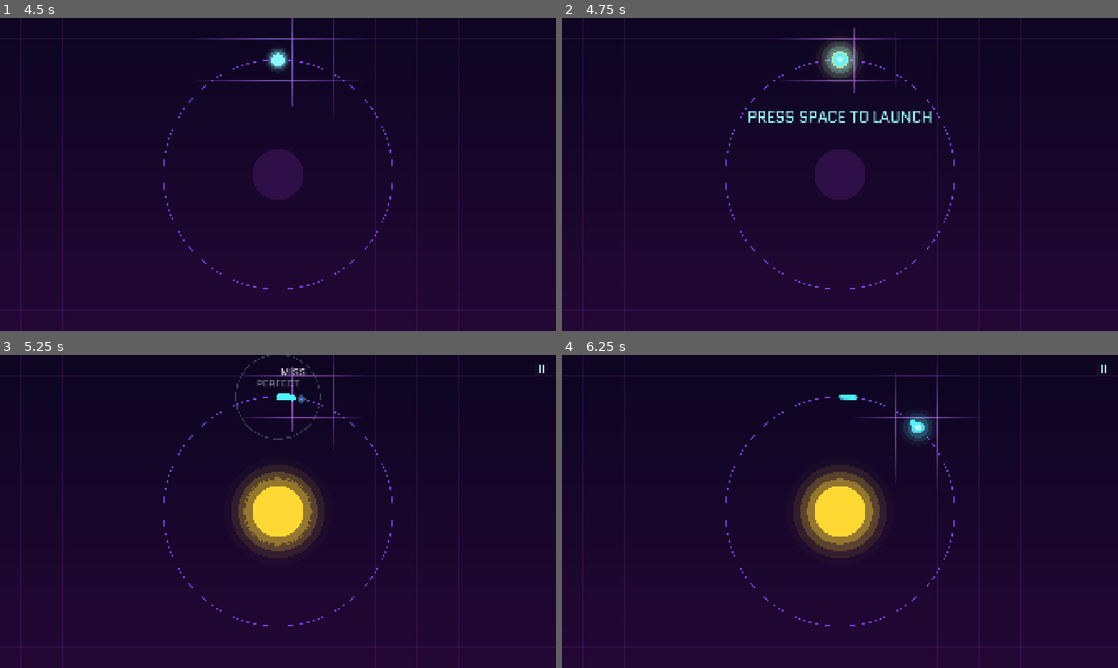
Above: before the commit, frames 1-4 (two rows, left to right).
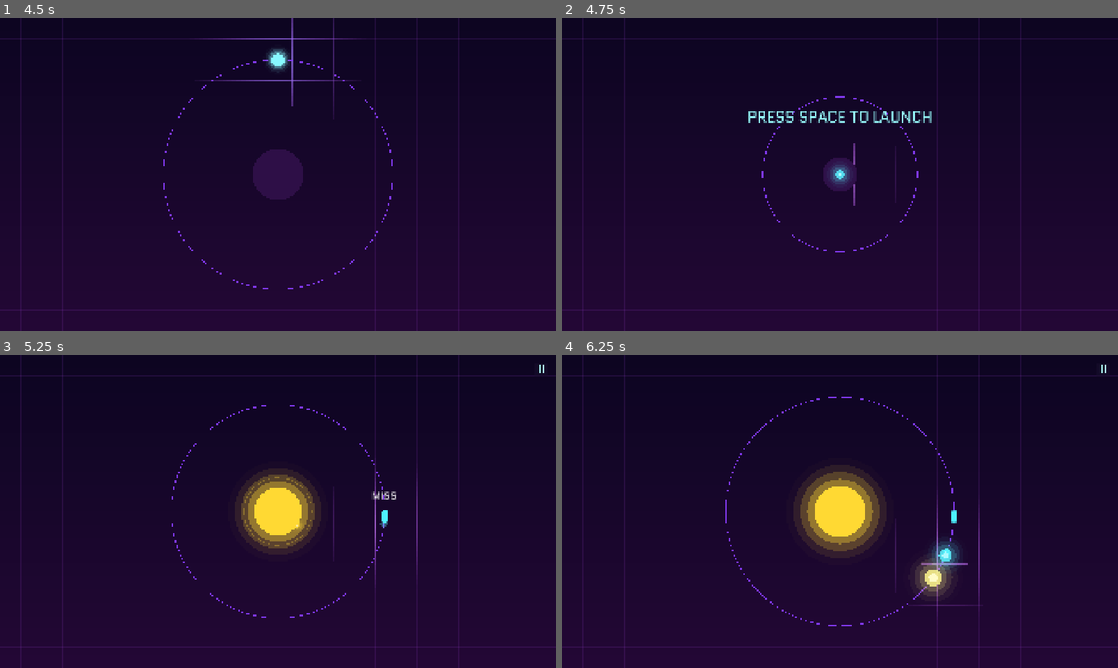
Above: after the commit, the same moments.

Repository: kjbrown-sandbox/juniper-dev-gamejam
Game: Godot game, scene res://MainMenu.tscn
The game is run twice, just before and just after one commit, with the same random seed, the same clock (stepped at 60 frames per second) and the same inputs.
Inputs (mouse positions are in pixels of both pictures, inside the frame that each line leads up to):
- Up to frame 1 (4.5 s): click "PLAY" at 0.5 s; tap Enter at 1.25, 2.3, 2.85 s; move the mouse to (400, 158) at 1.27 s; hold Right 1.28-2.03 s; tap B at 1.35 s; click (400, 158) at 1.42 s; tap Space at 1.52, 1.82, 2.27, 2.57, 3.77, 4.07 s; tap Y at 1.55, 2.1 s; move the mouse to (166, 190) at 2.02 s; hold Down 2.03-2.78 s; move the mouse to (333, 105) at 2.77 s; hold Right 2.78-3.53 s; tap Keypad Enter at 3.05, 3.6 s; move the mouse to (250, 237) at 3.52 s; hold Up 3.53-4.28 s; click (250, 237) at 3.67 s; tap R at 3.8, 4.35 s; move the mouse to (444, 221) at 4.27 s; hold Left from 4.28 s (still down)
- Up to frame 2 (4.75 s): keep holding Left; tap Space at 4.52, 4.55 s
- Up to frame 3 (5.25 s): keep holding Left; tap Space at 4.82, 5.1 s; move the mouse to (111, 464) at 5.02 s
- Up to frame 4 (6.25 s): tap Space at 5.27, 5.57 s; tap B at 5.3, 5.85 s; move the mouse to (867, 511) at 5.77 s; release Left at 5.78 s; hold Down from 5.78 s (still down); click (867, 511) at 5.92 s; tap Y at 6.05 s

Frame 1 is identical in both runs. In frame 2, 2.2% of the frame differs, in the area x 29-71%, y 3-87%; in frame 3, 2.2%; in frame 4, 2.3%, in the area x 29-76%, y 5-87%.
Error after the commit: Parse Error: Cannot infer the type of "on_capstone" variable because the value doesn't have a set type. (res://UpgradeMenu.gd:462)

Commit message:
Gameplay pass: per-distance tail, Area2D light hits, combo break, ring + upgrade rework
- Tail particles now spaced by arc length (even on every ring), kept through ring landings
- Light SPACE-hits use an Area2D moon head + per-light area pool instead of angular math
- Passing a light without hitting it breaks the combo (COMBO BREAK flash); combos no longer boost speed
- Light shockwave shatters asteroids AND enemies outright when caught in the blast
- Non-uniform ring radii: 180 / 430 / 780 (outer unchanged, middle pulled in)
- Upgrade rework (UpgradeMenu + apply_upgrade):
  - Max capacity: 3 lvls (1/5/10) -> carry 8/15/25
  - Spawn rate: +1, +2, then Vacuum (2/6/10+1c)
  - Core max: 2/5/14 -> 15/35/80
  - Light boost speed: x2 per level; final level = Stardust boost (press B)
  - Horns: 3 lvls, +1 attack each (1/3/6c)
  - Armor redesign: hit-to-mitigate slowdown, tiered by level (2/5/9c)

Co-Authored-By: Claude Opus 4.8 (1M context) <noreply@anthropic.com>

Diff:
--- a/Game.gd
+++ b/Game.gd
@@ -19,9 +19,16 @@
 var music: AudioStreamPlayer
 var arrow_tex: Texture2D
 
+# SPACE light-hit collision: a circle at the moon head overlaps a per-light Area2D pool. They live
+# in unzoomed world space (the renderer applies the camera manually in _draw), so overlap is in
+# world px and the head radius is just gate_dist * reach_mult().
+var moon_area: Area2D
+var moon_shape: CircleShape2D
+var light_areas: Array = []   # parallel to `lights`, one Area2D each
+
 # ── Rings ──────────────────────────────────────────────────
-@export var base_radius := 180.0
-@export var ring_gap := 300.0
+@export var ring_radii: Array[float] = [180.0, 430.0, 780.0]   # per-ring radius (inner→outer); non-uniform gaps
+@export var ring_gap := 300.0           # enemy spawn margin: how far beyond the outer ring threats appear
 @export var planet_radius := 40.0
 @export var planet_grow_step := 14.0    # planet heals a step per ring sealed
 @export var moon_radius := 10.0    # matches the boost-light point size (the moon is a cyan one)
@@ -34,7 +41,8 @@
 @export var tail_life := 2.2            # seconds a tail particle lingers; sealing = lap within this time
 @export var feed_up := 5.0              # +50% of base feed per Bigger-squares level (10->15->20->25)
 # (comet tail color now lives in the reskin palette: style.tail)
-@export var comet_emit_step := 0.04     # rad spacing between emitted tail particles
+@export var comet_emit_step := 0.04     # (unused) old rad spacing between emitted tail particles
+@export var comet_emit_px := 10.0       # px spacing between emitted tail particles (even on every ring)
 @export var comet_dot := 5.0            # tail particle radius (world px)
 @export var seal_near := 0.70           # tail fraction of full at which the seal cinematic engages
 @export var ui_text_scale := 2.0        # multiplier on all HUD / in-world text sizes (shop modal excluded)
@@ -65,7 +73,7 @@
 @export var boost_up := 0.5             # Boost-power upgrade multiplies boost_base by (1 + this)
 @export var combo_every := 3            # (unused) every Nth consecutive hit gave a combo boost
 @export var combo_boost_mult := 1.5     # (unused) that hit's boost was multiplied by this
-@export var combo_step := 0.1           # each combo adds this fraction to a light's boost (combo 1 = 1.1x, 2 = 1.2x, …)
+@export var combo_step := 0.1           # (unused) combos no longer boost speed — see do_boost
 @export var powerdown_time := 1.0       # a MISS powers the moon down for this long (Space locked)
 @export var powerdown_dark := 0.75      # ...fully unlit for this long, then emissions ramp back to full
 @export var sealed_decay_mult := 0.5    # core decay on a SEALED ring is halved
@@ -189,6 +197,7 @@
 var has_ramming := false
 var has_vacuum := false
 var reach_level := 0      # "Larger space hit" upgrades; reach_mult() = 1 + level/6 (lvl3 = 1.5x)
+var armor_level := 0      # asteroid-armor tier (0-3): mitigates the ring-2 slowdown (see ast_slow_*)
 var hit_damage := 1       # SPACE damage per hit to asteroids/enemies; +1 per Horns level
 var core_refill_rate := 1.5   # core HP/s restored while orbiting home; upgrade ladder 1.5→5→10→20
 var refill_emit := 0.0        # cadence timer for the moon-mote suck-in fluff while recharging
@@ -250,6 +259,15 @@
 	ul.add_child(upgrade_menu)
 	upgrade_menu.purchased.connect(_on_upgrade_purchased)
 	upgrade_menu.closed.connect(_on_upgrade_closed)
+	# Moon-head collision circle; detects the light areas (layer 2). Sized each frame to reach.
+	moon_area = Area2D.new()
+	moon_area.collision_layer = 0
+	moon_area.collision_mask = 2
+	moon_shape = CircleShape2D.new()
+	var mcs := CollisionShape2D.new()
+	mcs.shape = moon_shape
+	moon_area.add_child(mcs)
+	add_child(moon_area)
 	reset()
 
 
@@ -378,6 +396,7 @@
 	has_ramming = false
 	has_vacuum = false
 	reach_level = 0
+	armor_level = 0
 	hit_damage = 1
 	core_refill_rate = 1.5
 	beam_on = false
@@ -422,7 +441,7 @@
 
 # ── Geometry / view ────────────────────────────────────────
 func ring_r(i: int) -> float:
-	return base_radius + i * ring_gap
+	return ring_radii[clampi(i, 0, ring_radii.size() - 1)]
 
 
 func sealed_count() -> int:
@@ -468,6 +487,20 @@
 	return 1.0 + float(reach_level) / 6.0
 
 
+# Asteroid slowdown multipliers (Armor upgrade). Base penalty is asteroid_hit_mult (e.g. ×0.7).
+func ast_slow_hit() -> float:
+	# Speed × when you SPACE-hit the asteroid: full (no armor), half-penalty (lvl 1), none (lvl 2+).
+	match armor_level:
+		0: return asteroid_hit_mult
+		1: return 1.0 - (1.0 - asteroid_hit_mult) * 0.5
+		_: return 1.0
+
+
+func ast_slow_miss() -> float:
+	# Speed × when you just pass it without a SPACE hit: full penalty, halved once Armor lvl 3.
+	return 1.0 - (1.0 - asteroid_hit_mult) * 0.5 if armor_level >= 3 else asteroid_hit_mult
+
+
 func speed_t() -> float:
 	return clampf(speed / max_speed, 0.0, 1.0)
 
@@ -478,6 +511,8 @@
 	# particle faded below 15% opacity is too ghostly to "collide" with, so it doesn't count
 	# — we measure to the oldest particle that's still at least 15% opaque.
 	for cp in comet:   # comet is ordered oldest-first
+		if cp.get("glide", false):
+			continue   # laid down during a ring traversal (off-ring spiral) — doesn't count toward a wrap
 		var lf: float = cp.life
 		var f := clampf(lf / tail_life, 0.0, 1.0)
 		var op := 1.0 - (1.0 - f) * (1.0 - f)   # same ease-out as the draw
@@ -498,6 +533,27 @@
 
 
 # ── Lights ─────────────────────────────────────────────────
+func sync_light_areas() -> void:
+	# One Area2D per live light, positioned in world space; the head circle tracks the reach upgrade.
+	while light_areas.size() < lights.size():
+		var a := Area2D.new()
+		a.collision_layer = 2
+		a.collision_mask = 0
+		var cs := CollisionShape2D.new()
+		var sh := CircleShape2D.new()
+		sh.radius = 10.0
+		cs.shape = sh
+		a.add_child(cs)
+		add_child(a)
+		light_areas.append(a)
+	while light_areas.size() > lights.size():
+		(light_areas.pop_back() as Area2D).queue_free()
+	for i in lights.size():
+		light_areas[i].position = ring_point(display_radius, lights[i])
+	moon_area.position = moon_world()
+	moon_shape.radius = gate_dist * reach_mult()
+
+
 func aligned_light() -> int:
 	# Acceptance is by along-ring DISTANCE (px), so it's the same window on every ring.
 	for i in lights.size():
@@ -618,6 +674,7 @@
 	if sim > 0.0:
 		_tick_play(sim)
 
+	sync_light_areas()   # keep the collision pool tracking the live lights + moon head
 	space_cd = maxf(0.0, space_cd - delta)
 	powerdown = maxf(0.0, powerdown - delta)
 	cam_focus = Vector2.ZERO
@@ -659,7 +716,8 @@
 			move_t = 1.0
 			moving = false
 			current_ring = move_to
-			comet.clear()   # drop the spiral tail from the glide — a seal needs a full lap made ON the ring
+			# Keep the glide spiral visible (it fades on its own). It's tagged `glide` so it doesn't
+			# count toward the seal wrap — a seal still needs a full lap made ON the ring.
 			if current_ring == 0:
 				arrive_at_hub()   # bank squares + open the upgrade screen
 			if nav_hint_wait:
@@ -674,12 +732,14 @@
 	var dlt := (speed / display_radius) * sim
 	angle = wrapf(angle + dlt, -PI, PI)
 	cum_angle += dlt
-	var nsub := clampi(int(dlt / comet_emit_step), 1, 60)
+	var arc := speed * sim   # arc length traversed this frame (= display_radius * dlt); spacing is per-distance
+	var nsub := clampi(int(arc / comet_emit_px), 1, 60)
 	if powerdown <= 0.0:   # powered down by a MISS: stop trailing until the moon comes back (1s)
 		for s in range(1, nsub + 1):
 			var f := float(s) / float(nsub)
 			var aa := a0 + dlt * f
-			comet.append({ "pos": display_radius * Vector2(cos(aa), sin(aa)), "life": tail_life, "cum": (cum_angle - dlt) + dlt * f })
+			# `glide`: dropped mid-traversal (wrong radius) — excluded from the seal-wrap measure.
+			comet.append({ "pos": display_radius * Vector2(cos(aa), sin(aa)), "life": tail_life, "cum": (cum_angle - dlt) + dlt * f, "glide": moving })
 	# Age particles. During a committed seal, FREEZE the oldest (anchor) and never pop it,
 	# so the moon is guaranteed to lap around and make contact (failsafe).
 	for i in range(comet.size()):
@@ -691,6 +751,17 @@
 			comet.pop_front()
 		while comet.size() > 2000:
 			comet.pop_front()
+
+	# Passing a light without hitting SPACE breaks the combo (the moment it leaves your reach behind
+	# you). If you'd pressed in time it'd already be gone (do_boost removes it). "COMBO BREAK" flashes
+	# above the light only if it actually snapped a streak (combo > 1).
+	if powerdown <= 0.0:
+		var gate_ang := (gate_dist * reach_mult()) / display_radius   # half-window in radians
+		for la in lights:
+			if wrapf(la + gate_ang - a0, 0.0, TAU) <= dlt:   # crossed the trailing edge this frame
+				if combo > 1:
+					popups.append({ "pos": ring_point(display_radius, la) + Vector2(0, -34), "text": "COMBO BREAK", "life": 0.8, "size": 18 })
+				combo = 0
 
 	try_seal()
 
@@ -760,13 +831,13 @@
 			ast.angle = wrapf(ast.angle - asteroid_speed * sim, -PI, PI)
 			if ast.cd > 0.0:
 				ast.cd -= sim
-		# Passing an asteroid on the ring slows you (always, on a cooldown) — damaging it
-		# requires SPACE (handled in try_boost). Horns II removes the slowdown.
+		# Passing an asteroid slows you (on a cooldown). A correct SPACE hit (try_boost) sets the
+		# asteroid's cd first, so this passive slow only fires when you DIDN'T hit it — and Armor
+		# lvl 3 softens even that (ast_slow_miss).
 		if current_ring == 2:
 			for ast in asteroids:
 				if ast.cd <= 0.0 and absf(wrapf(angle - ast.angle, -PI, PI)) < asteroid_tol:
-					if not has_horns2:
-						speed = speed * asteroid_hit_mult
+					speed = speed * ast_slow_miss()
 					ast.cd = asteroid_hit_cd
 		asteroids = asteroids.filter(func(a): return a.hits_left > 0)
 
@@ -923,7 +994,7 @@
 					space_cd = space_cd_time
 					popups.append({ "pos": moon_world() + Vector2(0, -30), "text": "MISS", "life": 0.7, "size": 18 })
 		KEY_B:
-			# Material boost: spend a carried square for a soft (base, unupgraded) speed boost.
+			# Stardust boost: spend a carried Stardust for a soft (base, unupgraded) speed boost.
 			if phase == "play" and has_material_boost and inventory > 0:
 				inventory -= 1
 				speed = minf(max_speed, speed + _base.boost_base)
@@ -931,7 +1002,7 @@
 				shake = minf(1.6, shake + 0.3)
 				for i in 10:
 					particles.append({ "pos": bp, "vel": Vector2.from_angle(randf_range(-PI, PI)) * randf_range(110.0, 240.0), "life": randf_range(0.25, 0.5) })
-				popups.append({ "pos": bp, "text": "MATERIAL BOOST", "life": 0.8, "size": 18 })
+				popups.append({ "pos": bp, "text": "STARDUST BOOST", "life": 0.8, "size": 18 })
 		KEY_UP:
 			if phase == "play":
 				if nav_hint_show:
@@ -1022,8 +1093,9 @@
 	# on the boosted lights, reaching 2× the square-grab radius. It sweeps squares, asteroids, and
 	# enemies in that blast (Euclidean), on top of the normal per-target reach below.
 	var shock_pts: Array[Vector2] = []
+	var hit_areas := moon_area.get_overlapping_areas()   # real circle overlap, not along-ring math
 	for i in range(lights.size() - 1, -1, -1):
-		if display_radius * absf(wrapf(angle - lights[i], -PI, PI)) <= gate_dist * rm:
+		if i < light_areas.size() and light_areas[i] in hit_areas:
 			shock_pts.append(ring_point(display_radius, lights[i]))
 			do_boost(i)
 			did = true
@@ -1055,7 +1127,7 @@
 				collect_square(i)
 				did = true
 
-	# Enemies — normal reach (with the mid-air instakill) OR the shockwave (always a normal 1 HP).
+	# Enemies — normal reach (with the mid-air instakill) OR the shockwave (an outright kill).
 	var hit_enemy := false
 	for t in threats:
 		var ep := ring_point(t.radius, t.angle)
@@ -1064,8 +1136,8 @@
 		if not (in_normal or in_shock):
 			continue
 		var midair: bool = in_normal and moving and not t.latched
-		if midair:
-			t.hp = 0
+		if midair or in_shock:
+			t.hp = 0   # a light-boost shockwave shatters enemies outright, like asteroids
 		else:
 			t.hp -= hit_damage   # Horns raises hit_damage (+1 per level)
 		t.cd = asteroid_hit_cd   # a successful hit suppresses the contact-slow this pass
@@ -1088,7 +1160,13 @@
 			var in_shock_a: bool = shock and shock_c.distance_to(ap) < shock_r
 			if not (in_normal_a or in_shock_a):
 				continue
-			ast.hits_left -= hit_damage   # Horns raises hit_damage (+1 per level)
+			if in_shock_a:
+				ast.hits_left = 0   # a light-boost shockwave shatters asteroids outright, regardless of HP
+			else:
+				ast.hits_left -= hit_damage   # Horns raises hit_damage (+1 per level)
+			if in_normal_a:
+				speed = speed * ast_slow_hit()   # a timed hit takes the (Armor-reduced) slow, not the passive one
+				ast.cd = asteroid_hit_cd          # ...and suppresses this pass's passive slow
 			hit_ast = true
 			did = true
 			shake = minf(1.8, shake + 0.3)
@@ -1107,8 +1185,8 @@
 	var la: float = lights[li]
 	var q := clampf(1.0 - (display_radius * absf(wrapf(angle - la, -PI, PI))) / gate_dist, 0.0, 1.0)
 	combo += 1
-	# Combo is a straight multiplier on the push: each combo adds combo_step (combo 1 = 1.1x, 2 = 1.2x, …).
-	var gain := boost_base * (0.5 + 0.5 * q) * (1.0 + float(combo) * combo_step)
+	# Combo no longer boosts speed — it only tracks the streak (broken by passing a light, see _tick_play).
+	var gain := boost_base * (0.5 + 0.5 * q)
 	speed = minf(max_speed, speed + gain)
 	shake = minf(1.6, shake + 0.35 + 0.4 * q)
 	var lp := ring_point(display_radius, la)
@@ -1155,33 +1233,36 @@
 	shop_open = false
 
 
-# Map a menu upgrade id + the level just bought (1-based) to its real in-game effect. The new
-# upgrades reuse the old tech-tree ladders; a couple have a special 4th tier (Vacuum, Double
-# lights). `core_refill_rate` sets the core's home-ring recharge speed (HP/s).
+# Map a menu upgrade id + the level just bought (1-based) to its real in-game effect. A couple of
+# tracks turn their final level into a special unlock (Vacuum at dust_spawn L3, Double lights at
+# boost_frequency L3). `core_refill_rate` sets the core's home-ring recharge speed (HP/s).
 func apply_upgrade(id: String, level: int) -> void:
 	match id:
 		"core_max":
-			core_cap *= 2.0                                    # ×2 per level (2/4/8/16 stardust)
+			core_cap = [5.0, 15.0, 35.0, 80.0][level]          # core max: base 5, 1→15, 2→35, 3→80 (2/5/14 stardust)
 		"core_refill":
 			core_refill_rate = [1.5, 5.0, 10.0, 20.0][level]   # core HP/s while orbiting home: base 1.5, 1→5, 2→10, 3→20
 		"boost_strength":
-			boost_base *= (1.0 + boost_up)                     # old "Boost light": +speed...
-			light_cost += 1.0                                  # ...but +1 core per light (the tradeoff)
+			if level <= 2:
+				boost_base *= 2.0                              # ×2 speed per boost...
+				light_cost += 1.0                              # ...but +1 core per light (the tradeoff)
+			else:
+				has_material_boost = true                      # 3rd tier = "Stardust boost" (press B to spend Stardust)
 		"boost_frequency":
 			if level <= 2:
 				light_delay = [light_delay, 1.5, 1.0][level]   # old "Faster lights": 1.5s then 1.0s
 			else:
 				light_count = 2                                # 3rd tier = "Double lights"
 		"dust_capacity":
-			max_inventory += [0, 3, 4, 5, 5][level]            # carry 6 / 10 / 15 / 20
+			max_inventory = [3, 8, 15, 25][level]              # carry: base 3, 1→8, 2→15, 3→25 (1/5/10 stardust)
 		"dust_spawn":
-			if level <= 3:
-				material_max += 1                              # +1 stardust on the ring
-			else:
-				has_vacuum = true                              # 4th tier = "Vacuum"
+			match level:
+				1: material_max += 1                           # +1 stardust on the ring
+				2: material_max += 2                           # +2 more (total +3 over the base)
+				3: has_vacuum = true                           # 3rd tier = "Vacuum"
 		"horns":           has_horns = true; hit_damage += 1
 		"ram":             has_ramming = true
-		"armor":           asteroid_hit_mult = minf(1.0, asteroid_hit_mult + 0.1)   # less slowdown
+		"armor":           armor_level = level   # 1: half-slow on a SPACE hit · 2: no slow on a hit · 3: also softens a miss
 		"more_asteroids":  asteroid_max += 1
 
 
--- a/UpgradeMenu.gd
+++ b/UpgradeMenu.gd
@@ -84,31 +84,32 @@
 	return [
 		{ "id": "stardust", "title": "Stardust", "row": 0, "upgrades": [
 			{ "id": "dust_capacity", "name": "Increase max capacity", "desc": "Carry more Stardust at once",
-			  "sd": [1, 3, 6, 10], "cm": [0, 0, 0, 0] },
+			  "sd": [1, 5, 10], "cm": [0, 0, 0] },
 			{ "id": "dust_spawn", "name": "Increase spawn rate", "desc": "Stardust spawns more often",
-			  "sd": [1, 3, 6, 10], "cm": [0, 0, 0, 2], "last_name": "Vacuum", "last_desc": "Auto-collect Stardust in reach" },
+			  "sd": [2, 6, 10], "cm": [0, 0, 1], "last_name": "Vacuum", "last_desc": "Auto-collect Stardust in reach" },
 		] },
 		{ "id": "core", "title": "Core", "row": 0, "upgrades": [
 			{ "id": "core_max", "name": "Increase max", "desc": "Raise the core's max capacity",
-			  "sd": [2, 4, 8, 16], "cm": [0, 0, 0, 0] },
+			  "sd": [2, 5, 14], "cm": [0, 0, 0] },
 			{ "id": "core_refill", "name": "Increase refill rate", "desc": "Core refills faster",
 			  "sd": [3, 7, 12], "cm": [0, 0, 0] },
 		] },
 		{ "id": "boost", "title": "Light boost", "row": 0, "upgrades": [
 			{ "id": "boost_strength", "name": "Increase speed", "desc": "More speed per boost",
-			  "warn": "Costs +1 core to spawn light boosts", "sd": [5, 10, 20], "cm": [0, 0, 0] },
+			  "warn": "Costs +1 core to spawn light boosts", "sd": [5, 10, 20], "cm": [0, 0, 0],
+			  "last_name": "Stardust boost", "last_desc": "Press B: spend Stardust for an extra boost" },
 			{ "id": "boost_frequency", "name": "Increase frequency", "desc": "More frequent lights",
 			  "sd": [6, 12, 11], "cm": [0, 0, 1], "last_name": "Double lights", "last_desc": "Two boost lights at once" },
 		] },
 		{ "id": "attack", "title": "Attack", "row": 1, "upgrades": [
 			{ "id": "horns", "name": "Horns", "desc": "+1 damage to all targets",
-			  "sd": [0, 0], "cm": [3, 6] },
+			  "sd": [0, 0, 0], "cm": [1, 3, 6] },
 			{ "id": "ram", "name": "Ram", "desc": "Deal damage even on miss",
 			  "sd": [0], "cm": [4] },
 		] },
 		{ "id": "comet", "title": "Comet", "row": 1, "upgrades": [
-			{ "id": "armor", "name": "Armor", "desc": "Asteroid hits slow you less",
-			  "sd": [0, 0, 0], "cm": [3, 6, 9] },
+			{ "id": "armor", "name": "Armor", "desc": "SPACE-hit asteroids to cut the slowdown",
+			  "sd": [0, 0, 0], "cm": [2, 5, 9] },
 			{ "id": "more_asteroids", "name": "Increase total asteroids", "desc": "+1 asteroid on the ring",
 			  "sd": [0, 0, 0], "cm": [3, 6, 9] },
 		] },
@@ -457,7 +458,9 @@
 	var dsc: String = u.desc
 	if u.has("last_desc") and int(u.level) >= u.sd.size() - 1:
 		dsc = u.last_desc
-	var warn: String = u.get("warn", "")
+	# A capstone level (last_name swap) grants a different unlock, so its track's warn no longer applies.
+	var on_capstone := u.has("last_name") and int(u.level) >= u.sd.size() - 1
+	var warn: String = "" if on_capstone else u.get("warn", "")
 	if warn != "":
 		_text(r.position + Vector2(18, r.size.y - 44), dsc, 25, C_DIMTEXT, HORIZONTAL_ALIGNMENT_LEFT, r.size.x - 30, _font)
 		_text(r.position + Vector2(18, r.size.y - 16), warn, 19, C_WARN, HORIZONTAL_ALIGNMENT_LEFT, r.size.x - 30, _font)
